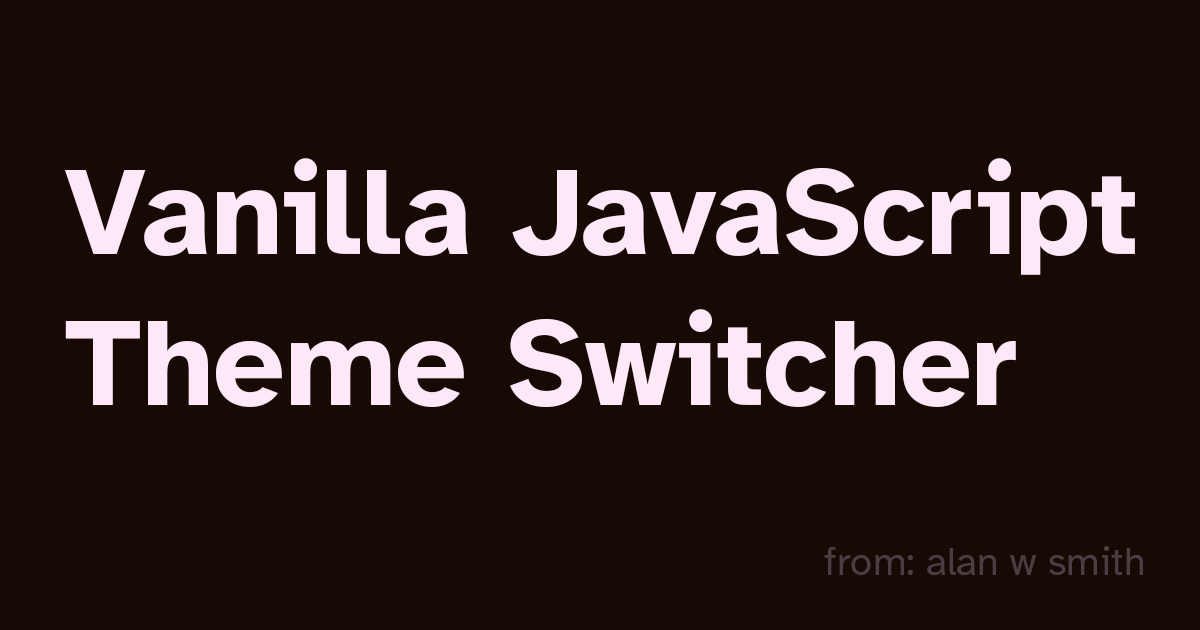
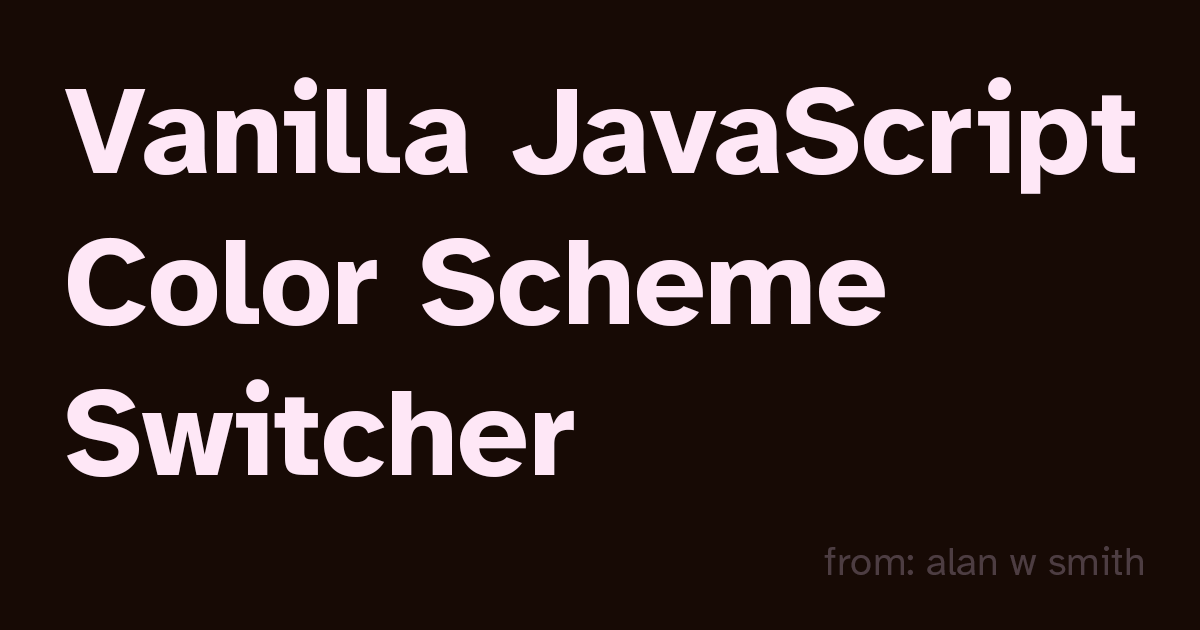
The second 1200×630 image is a revision of the first. Changes to its layers:
renamed "Vanilla JavaScript Theme Switcher" to "Vanilla JavaScript Color Scheme Switcher", painted on it over [65, 77, 1135, 477]
